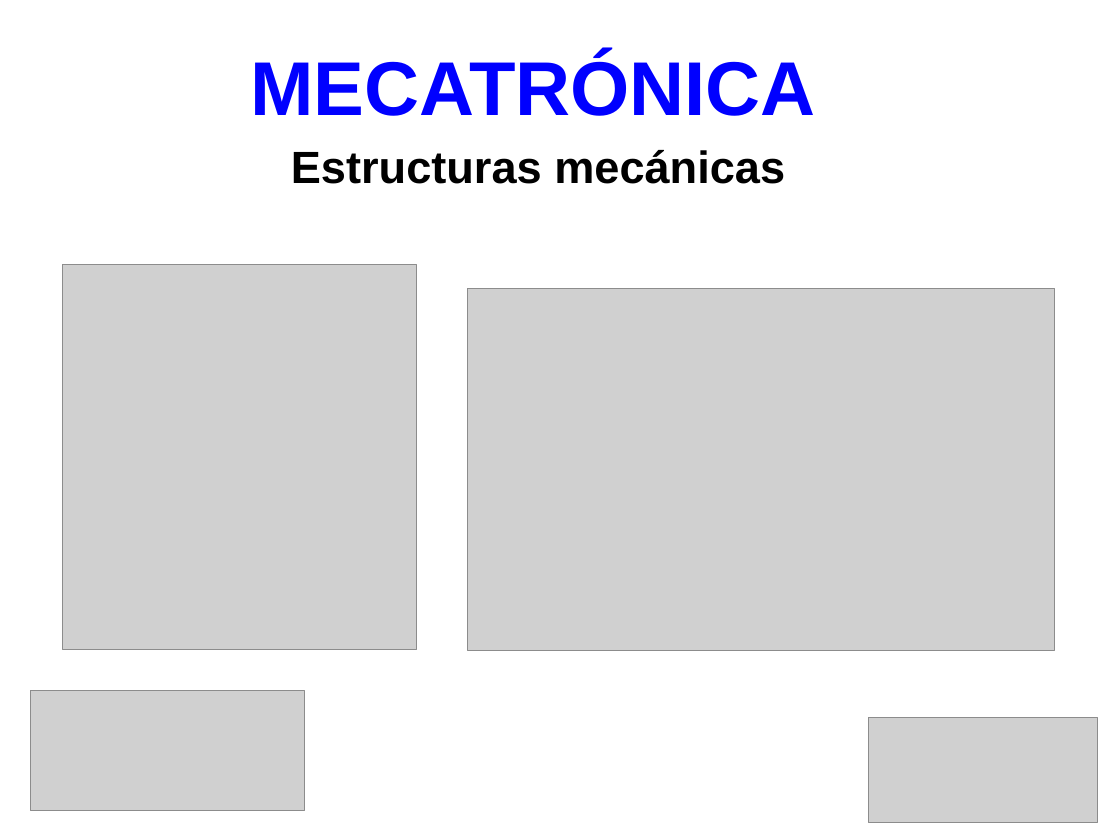
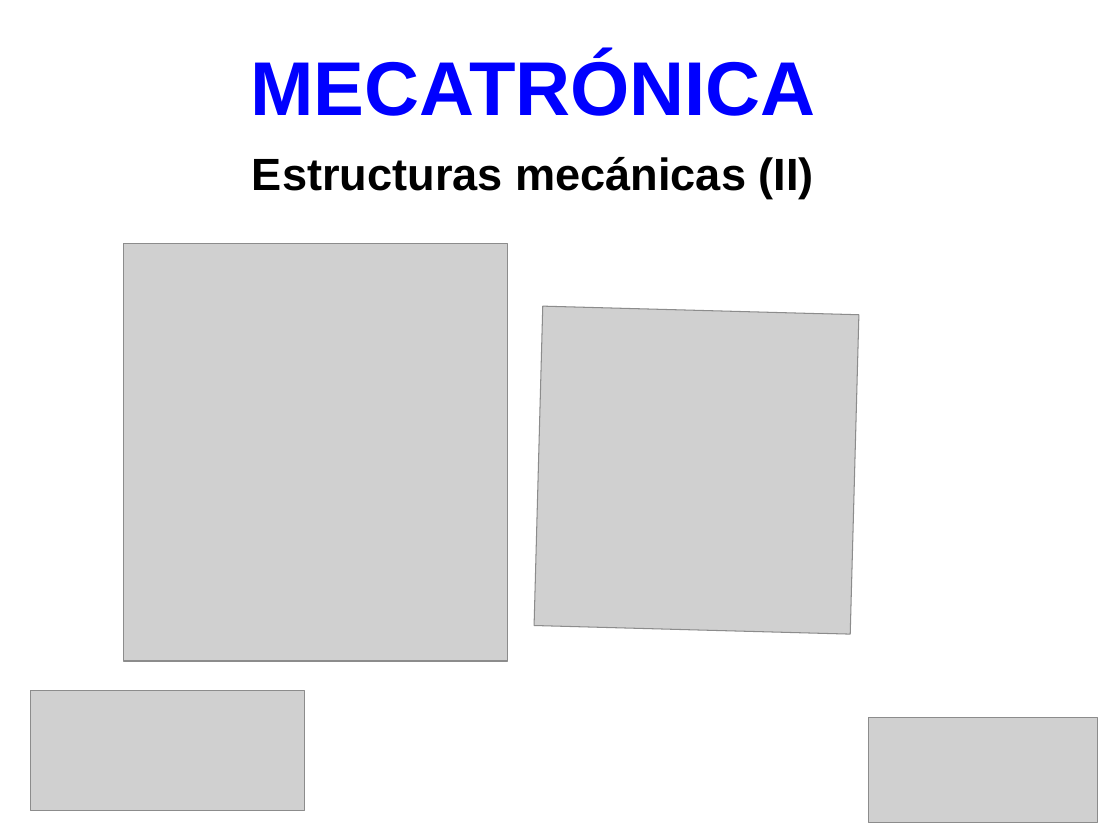
Before and after one commit to myTeachingURJC/Mecatronica, a slide deck: slide 1 of wiki/S02/Portada/Portada.odp. Drawn at 1120x840 pixels with LibreOffice and Linux fonts; fonts in the diff are those of the drawing; grey boxes stand for pictures. Boxes give left, top, right and bottom in pixels: in the first picture for what was removed or moved away, otherwise in the second. Text is boxed around its words. In the diff, an @@ line names an element or a change of style, - is before the commit and + after.

```diff
--- a/wiki/S02/Portada/Portada.odp
+++ b/wiki/S02/Portada/Portada.odp
@@ title at <box>252,157,814,199</box>: text changed @@
-Estructuras mecánicas
+Estructuras mecánicas (II)
@@ picture: place and size @@
-picture at <box>63,264,417,649</box>
+picture at <box>123,244,508,662</box>
@@ picture at <box>534,307,859,634</box>: rotation 0 to 1 degrees @@
```
Also in this commit, not shown: 3 other files.
